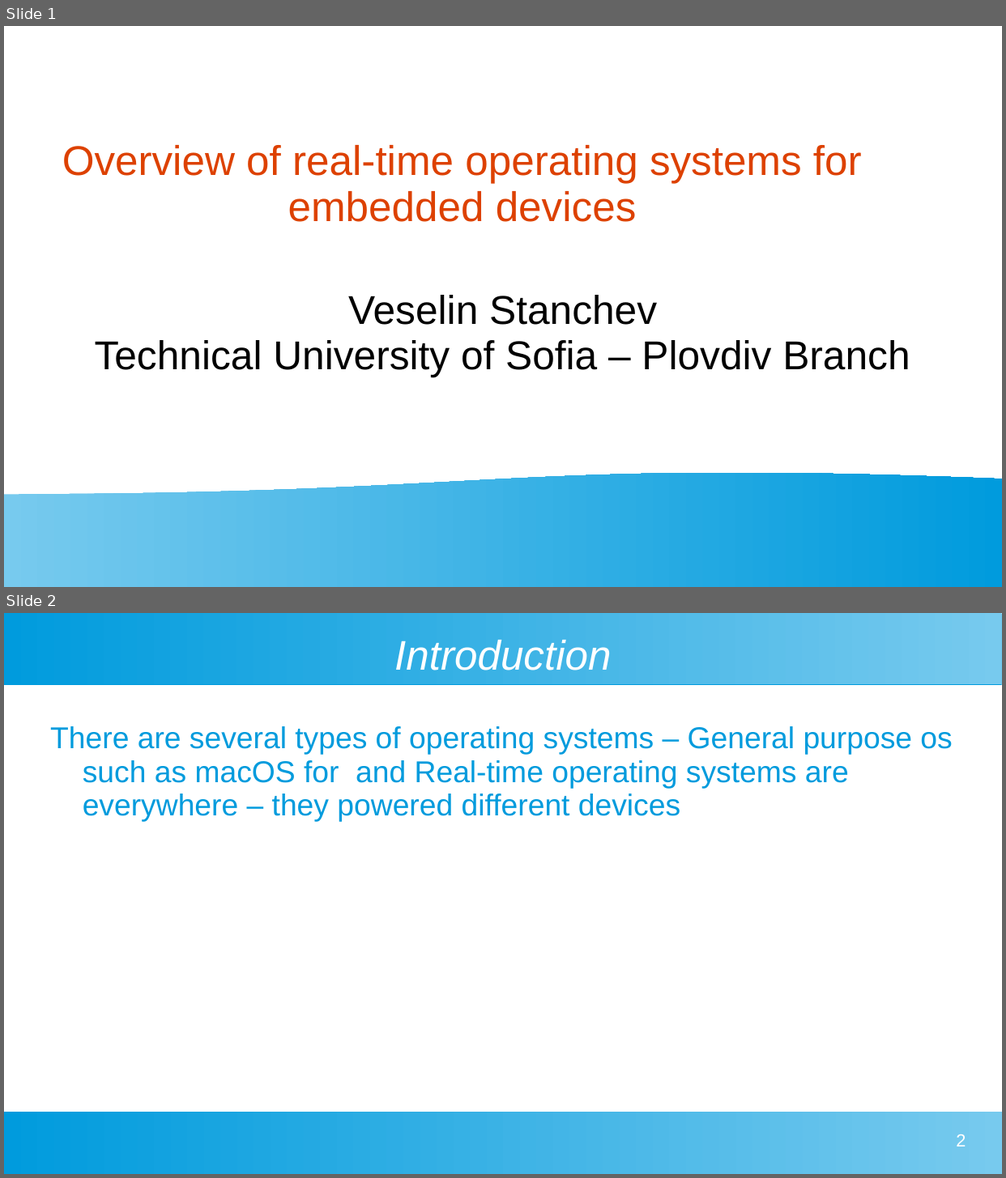
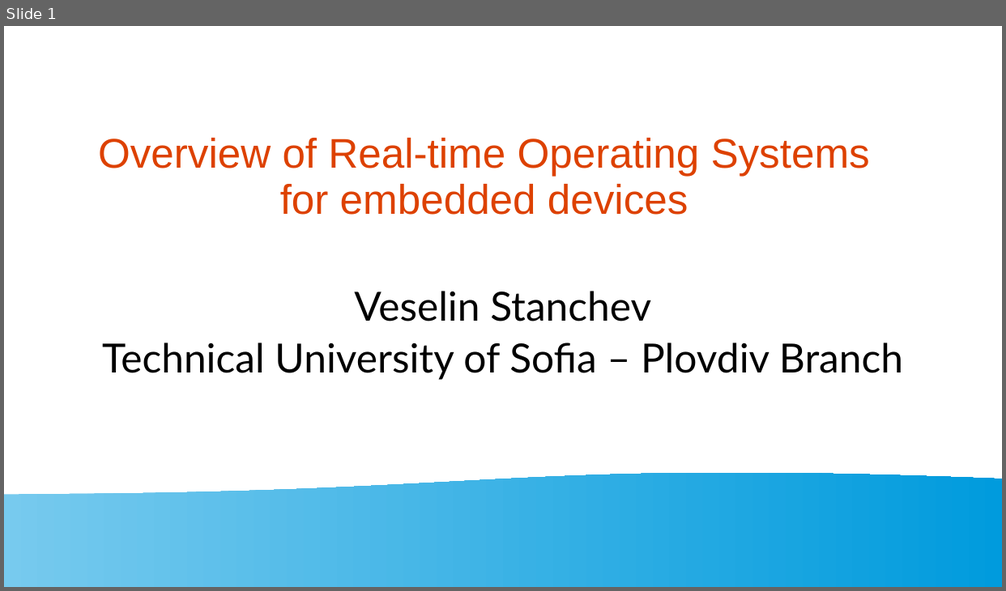
Before and after one commit to vrstanchev/Research-papers, a slide deck: RTOS_Overview_Stanchev.ppt. Shown one above the other, each under a label of ours: slides 1 and 2 before the commit, slide 1 after it. The pictures are 1006x1178 and 1006x591 pixels, drawn with LibreOffice and Linux fonts; fonts in the diff are those of the drawing. Boxes give left, top, right and bottom in pixels: in the first picture for what was removed or moved away, otherwise in the second. Text is boxed around its words. In the diff, an @@ line names an element or a change of style, - is before the commit and + after.

```diff
--- a/RTOS_Overview_Stanchev.ppt
+++ b/RTOS_Overview_Stanchev.ppt
@@ slide 2 removed at box(4, 613, 1002, 1174), background #FFFFFF @@
@@ rectangle removed at box(4, 613, 1002, 684) @@
@@ title removed at box(394, 640, 611, 671) @@
-Introduction
@@ text removed at box(50, 726, 952, 822) @@
-There are several types of operating systems – General purpose os such as macOS for and Real-time operating systems are everywhere – they powered different devices
@@ rectangle removed at box(4, 1112, 1002, 1174) @@
@@ page number removed at box(956, 1135, 965, 1147) @@
-2
@@ slide 1 changed as well @@
@@ title at box(98, 138, 870, 215): text changed @@
-Overview of real-time operating systems for embedded devices
+Overview of Real-time Operating Systems for embedded devices
@@ subtitle "Veselin Stanchev" at box(102, 291, 903, 380): font Arial to Lato; more space between paragraphs @@
```
Also in this commit, not shown: 9 slides added, 5 other files.
